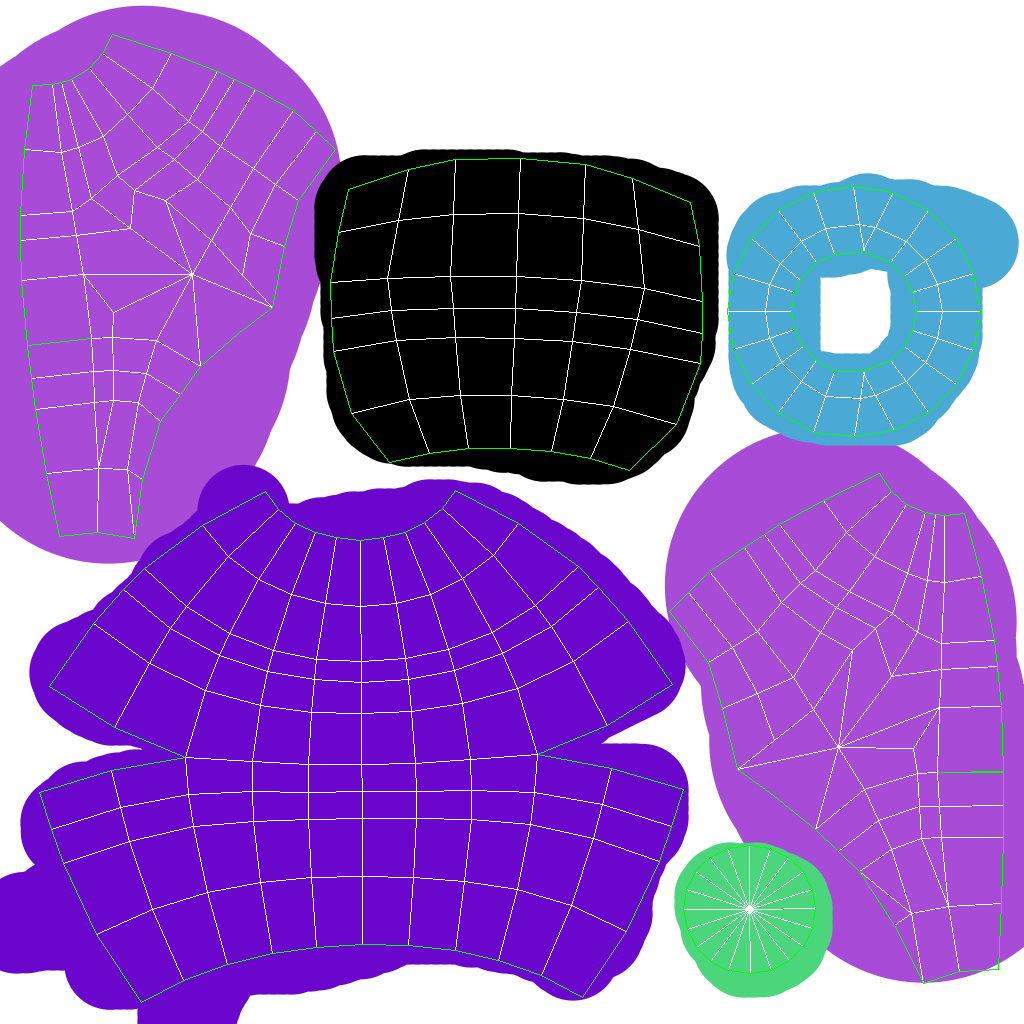
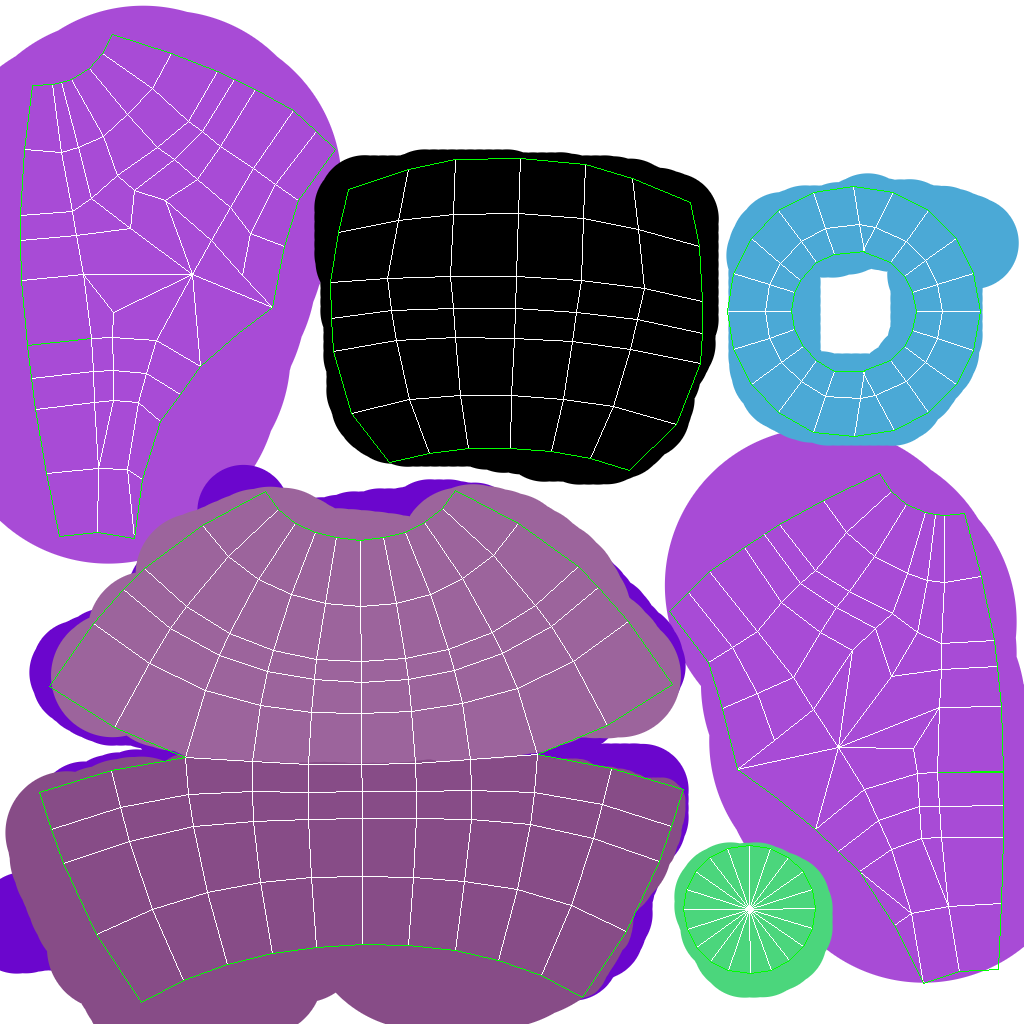
Layer changes from the first 1024×1024 image to the second:
painted on "Draw" over [5, 484, 686, 1024]
